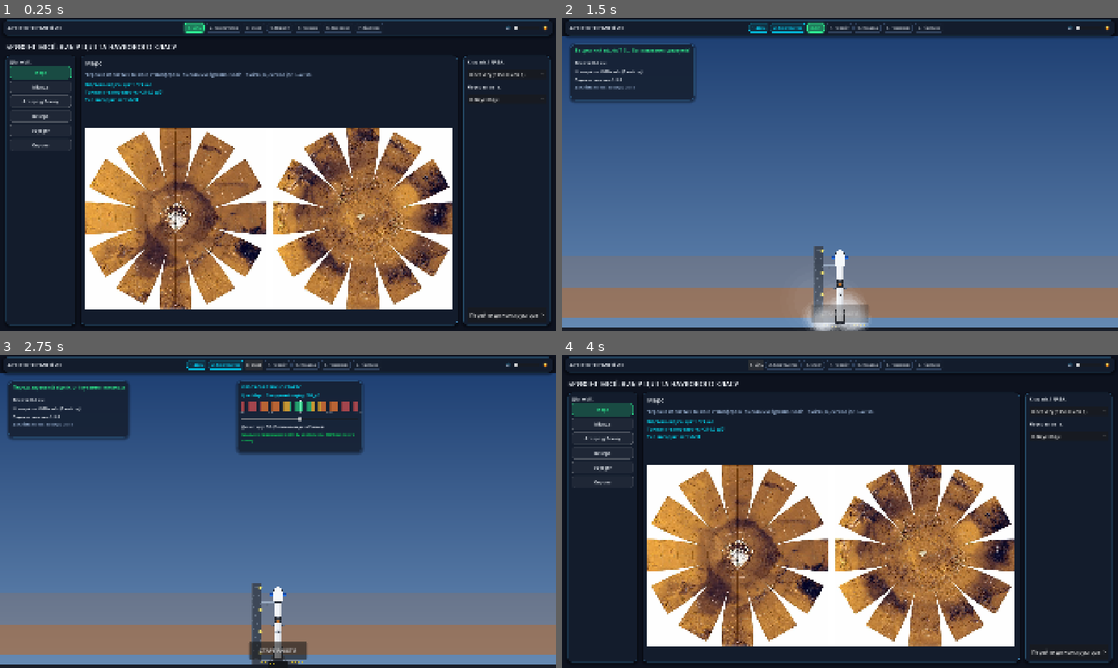
Above: before the commit, frames 1-4 (two rows, left to right).
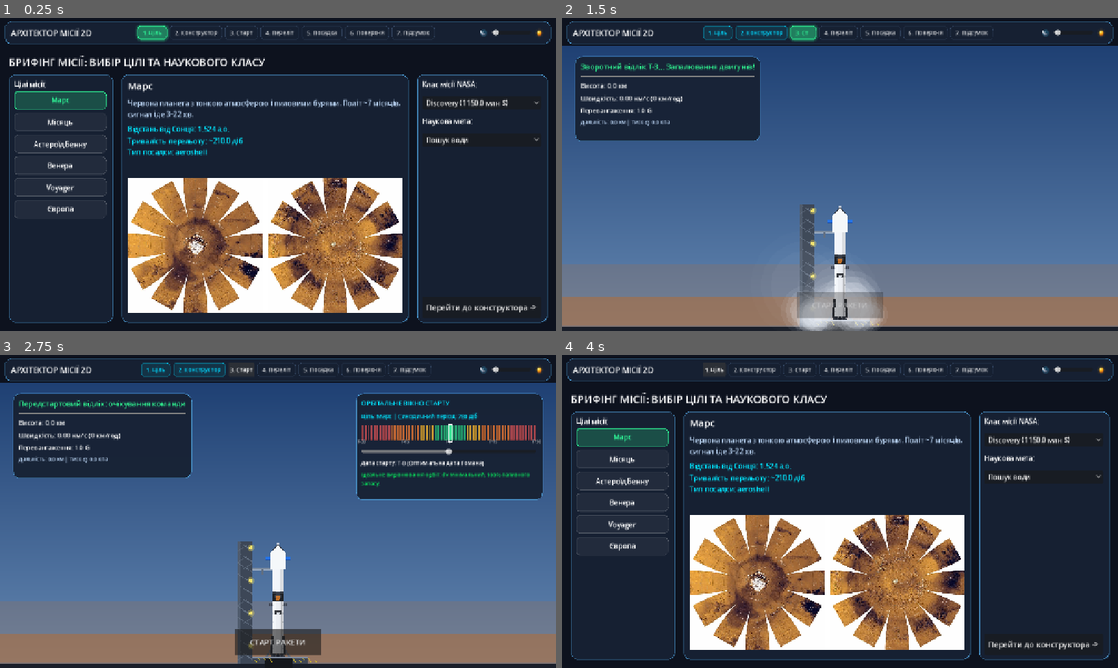
Above: after the commit, the same moments.

Repository: gaga050819/architect-misii-2d
Game: Godot game, scene res://scenes/Main.tscn
Same seed, same stepped clock (60 frames per second), same inputs: the game is played once before the commit and once after it.
Inputs:
- Up to frame 1 (0.25 s): no input
- Up to frame 2 (1.5 s): click "3. Старт" at 0.5 s; click "СТАРТ РАКЕТИ" at 1.25 s
- Up to frame 3 (2.75 s): click "3. Старт" at 2 s
- Up to frame 4 (4 s): click "СТАРТ РАКЕТИ" at 2.75 s; click "1. Ціль" at 3.5 s

The runs differ from the first frame. In frame 1, 45% of the frame differs, in the area x 0-100%, y 0-99%; in frame 2, 22%; in frame 3, 37%; in frame 4, 45%.

Commit message:
Revert resolution to 720p, sharpen text, remove glow and blur effects

Diff:
--- a/godot_project/project.godot
+++ b/godot_project/project.godot
@@ -1,11 +1,3 @@
-; Engine configuration file.
-; It's best edited using the editor UI and not directly,
-; since the parameters that go here are not all obvious.
-;
-; Format:
-;   [section] ; section goes between []
-;   param=value ; assign values to parameters
-
 config_version=5
 
 [application]
@@ -30,17 +22,24 @@
 
 [display]
 
-window/size/viewport_width=1920
-window/size/viewport_height=1080
+window/size/viewport_width=1280
+window/size/viewport_height=720
 window/size/mode=0
 window/size/resizable=true
 window/stretch/mode="canvas_items"
 window/stretch/aspect="expand"
+window/dpi/allow_hidpi=true
 window/handheld/orientation=5
 
 [gui]
 
 common/default_scroll_deadzone=12
+common/snap_controls_to_pixels=true
+theme/default_font_antialiasing=1
+theme/default_font_hinting=2
+theme/default_font_subpixel_positioning=0
+theme/default_font_multichannel_signed_distance_field=false
+theme/default_font_generate_mipmaps=false
 
 [input_devices]
 
@@ -53,3 +52,5 @@
 renderer/rendering_method.mobile="gl_compatibility"
 textures/vram_compression/import_etc2_astc=true
 environment/defaults/default_clear_color=Color(0.06, 0.08, 0.12, 1)
+2d/snap/snap_2d_transforms_to_pixel=true
+2d/snap/snap_2d_vertices_to_pixel=true
--- a/godot_project/scripts/ThemeManager.gd
+++ b/godot_project/scripts/ThemeManager.gd
@@ -7,16 +7,16 @@
 var color_bg_dark: Color = Color(0.05, 0.07, 0.12, 1.0)
 var color_bg_light: Color = Color(0.88, 0.92, 0.97, 1.0)
 
-var color_panel_dark: Color = Color(0.09, 0.13, 0.20, 0.78)
-var color_panel_light: Color = Color(0.96, 0.98, 1.0, 0.92)
+var color_panel_dark: Color = Color(0.09, 0.13, 0.20, 0.95)
+var color_panel_light: Color = Color(0.96, 0.98, 1.0, 0.95)
 
-var color_border_dark: Color = Color(0.35, 0.72, 0.98, 0.40)
-var color_border_light: Color = Color(0.30, 0.50, 0.75, 0.70)
+var color_border_dark: Color = Color(0.35, 0.72, 0.98, 0.50)
+var color_border_light: Color = Color(0.30, 0.50, 0.75, 0.80)
 
-var color_text_dark: Color = Color(0.96, 0.98, 1.0, 1.0)
+var color_text_dark: Color = Color(1.0, 1.0, 1.0, 1.0)
 var color_text_light: Color = Color(0.04, 0.08, 0.14, 1.0)
 
-var color_muted_dark: Color = Color(0.65, 0.75, 0.88, 1.0)
+var color_muted_dark: Color = Color(0.70, 0.80, 0.92, 1.0)
 var color_muted_light: Color = Color(0.18, 0.26, 0.38, 1.0)
 
 var accent_cyan: Color = Color(0.0, 0.90, 1.0, 1.0)
@@ -64,13 +64,10 @@
 	var sb = StyleBoxFlat.new()
 	sb.bg_color = get_panel_color()
 	sb.border_color = get_border_color()
-	sb.border_blend = true
+	sb.border_blend = false
 	sb.set_border_width_all(border_width)
-	sb.border_width_top = border_width + 1
 	sb.set_corner_radius_all(corner_radius)
-	sb.shadow_color = Color(0, 0, 0, lerp(0.40, 0.10, theme_value))
-	sb.shadow_size = 10
-	sb.shadow_offset = Vector2(0, 4)
+	sb.shadow_size = 0
 	sb.content_margin_left = 14
 	sb.content_margin_top = 10
 	sb.content_margin_right = 14
@@ -81,22 +78,20 @@
 	var sb = StyleBoxFlat.new()
 	sb.set_corner_radius_all(10)
 	sb.set_border_width_all(1)
-	sb.border_blend = true
+	sb.border_blend = false
 	sb.content_margin_left = 10
 	sb.content_margin_top = 8
 	sb.content_margin_right = 10
 	sb.content_margin_bottom = 8
 
 	if is_selected:
-		var sel_dark = Color(0.10, 0.28, 0.20, 0.88)
+		var sel_dark = Color(0.10, 0.28, 0.20, 0.95)
 		var sel_light = Color(0.80, 0.96, 0.87, 0.95)
 		sb.bg_color = sel_dark.lerp(sel_light, theme_value)
 		var border_col = accent_emerald.lerp(accent_emerald_light, theme_value)
 		sb.border_color = border_col
-		sb.border_width_top = 2
-		sb.shadow_color = Color(border_col.r, border_col.g, border_col.b, 0.30)
-		sb.shadow_size = 8
-		sb.shadow_offset = Vector2(0, 2)
+		sb.set_border_width_all(2)
+		sb.shadow_size = 0
 	elif is_locked:
 		var lock_dark = Color(0.07, 0.09, 0.13, 0.50)
 		var lock_light = Color(0.84, 0.86, 0.90, 0.60)
@@ -106,8 +101,5 @@
 	else:
 		sb.bg_color = get_panel_color()
 		sb.border_color = get_border_color()
-		sb.border_width_top = 2
-		sb.shadow_color = Color(0, 0, 0, lerp(0.24, 0.06, theme_value))
-		sb.shadow_size = 5
-		sb.shadow_offset = Vector2(0, 2)
+		sb.shadow_size = 0
 	return sb
Not shown, changed: index.pck
